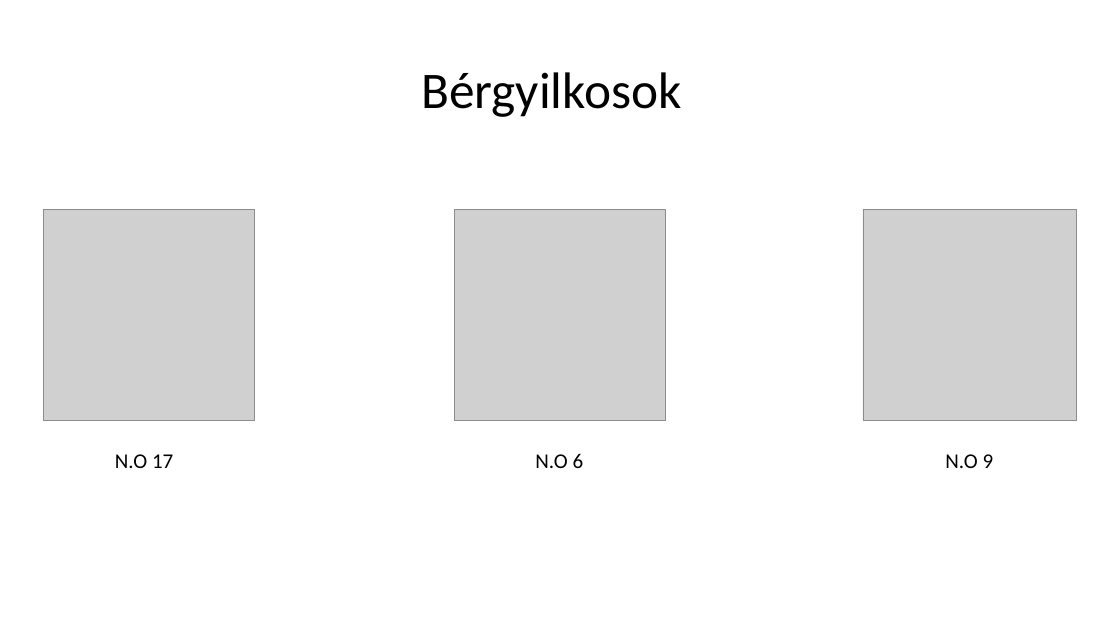
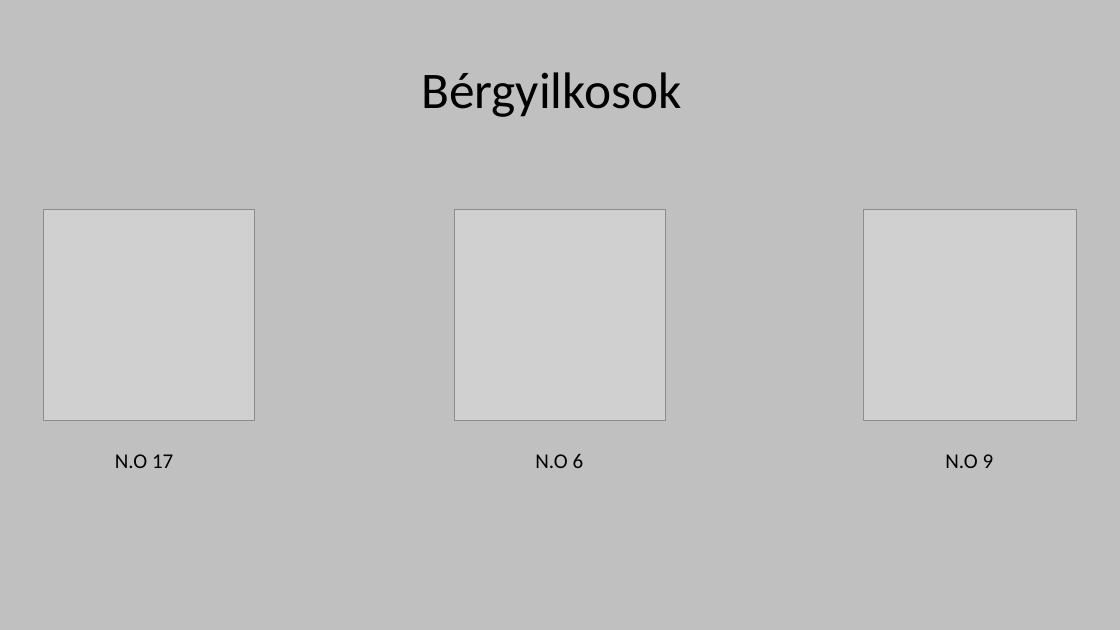
Before and after one commit to jovanovskiviktor/IKT_PROJEKT_1_GAME, a slide deck: slide 4 of jatekbemutato.pptx. Drawn at 1120x630 pixels with LibreOffice and Linux fonts; fonts in the diff are those of the drawing; grey boxes stand for pictures. Boxes give left, top, right and bottom in pixels: in the first picture for what was removed or moved away, otherwise in the second. Text is boxed around its words. In the diff, an @@ line names an element or a change of style, - is before the commit and + after.

```diff
--- a/jatekbemutato.pptx
+++ b/jatekbemutato.pptx
@@ background #FFFFFF to #C0C0C0 @@
```
Also in this commit, not shown: 3 other slides changed, 1 slide added, 1 slide removed.
